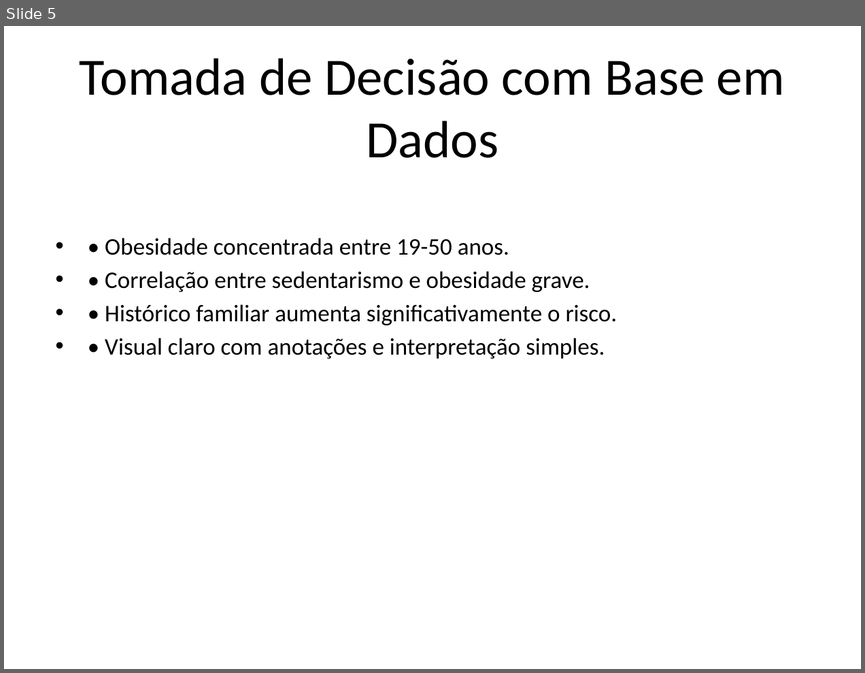
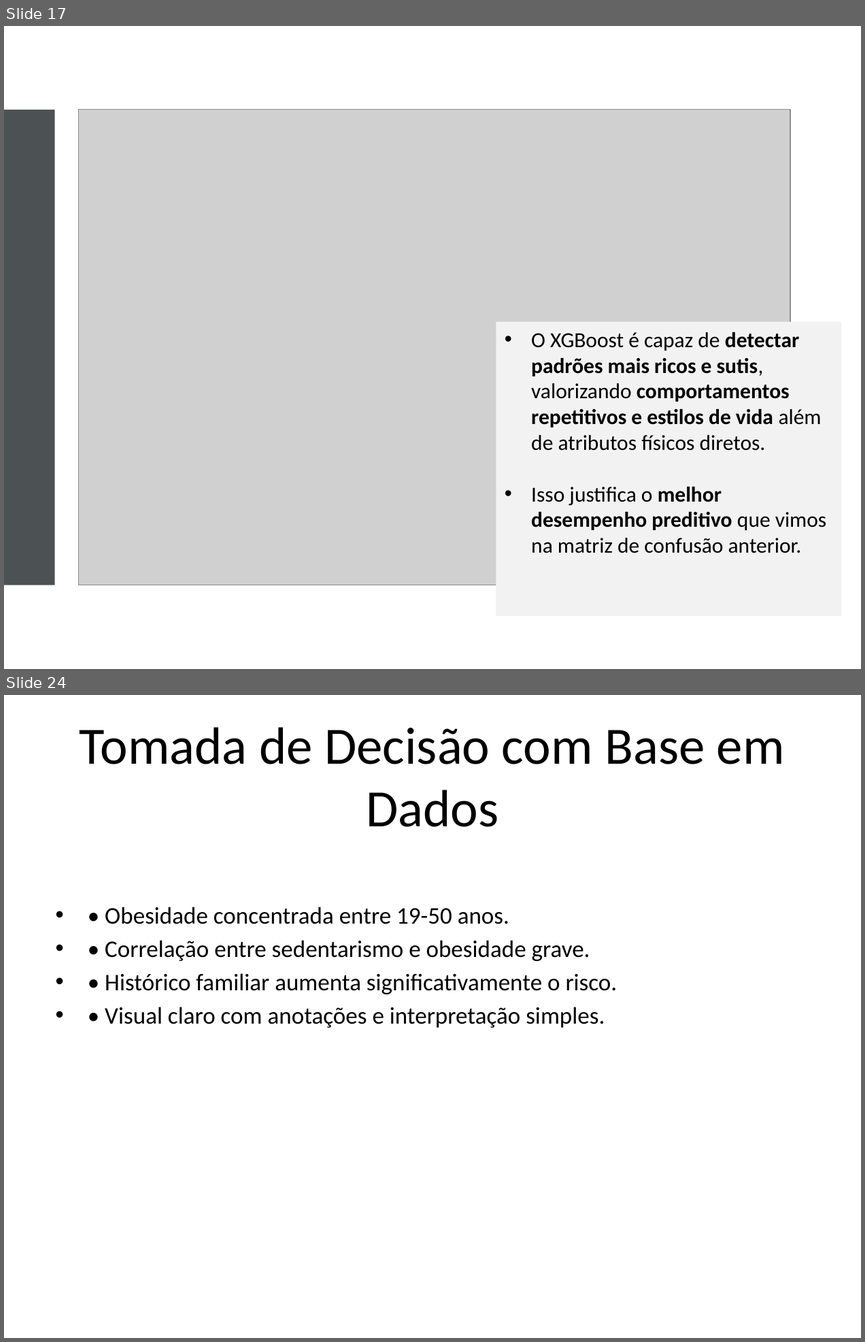
Before and after one commit to Naiderossi/Tech4, a slide deck: Apresentacao_TechChallenge_Obesidade.pptx. Shown one above the other, each under a label of ours: slide 5 before the commit, slides 17 and 24 after it; the slides between them are not shown. The pictures are 865x673 and 865x1342 pixels, drawn with LibreOffice and Linux fonts; fonts in the diff are those of the drawing; grey boxes stand for pictures. Boxes give left, top, right and bottom in pixels: in the first picture for what was removed or moved away, otherwise in the second. Text is boxed around its words. In the diff, an @@ line names an element or a change of style, - is before the commit and + after.

```diff
--- a/Apresentacao_TechChallenge_Obesidade.pptx
+++ b/Apresentacao_TechChallenge_Obesidade.pptx
@@ slide 17 added at (x1=4, y1=26, x2=861, y2=669), background #FFFFFF @@
@@ rectangle added at (x1=4, y1=109, x2=54, y2=585), fill #4C5254 @@
@@ picture added at (x1=79, y1=109, x2=791, y2=585) @@
@@ rectangle added at (x1=496, y1=322, x2=841, y2=616), fill #F2F2F2, 18 pt, text #000000 @@
+• O XGBoost é capaz de detectar padrões mais ricos e sutis, valorizando comportamentos repetitivos e estilos de vida além de atributos físicos diretos.
+• Isso justifica o melhor desempenho preditivo que vimos na matriz de confusão anterior.
@@ what was slide 5 is now slide 24 @@
```
Also in this commit, not shown: 5 slides changed, 18 other slides added.
